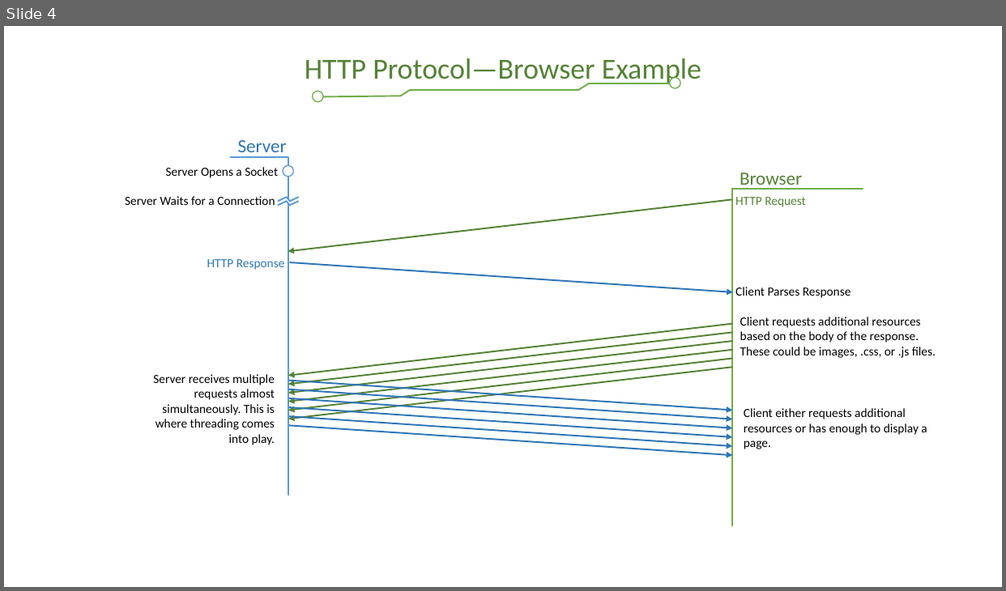
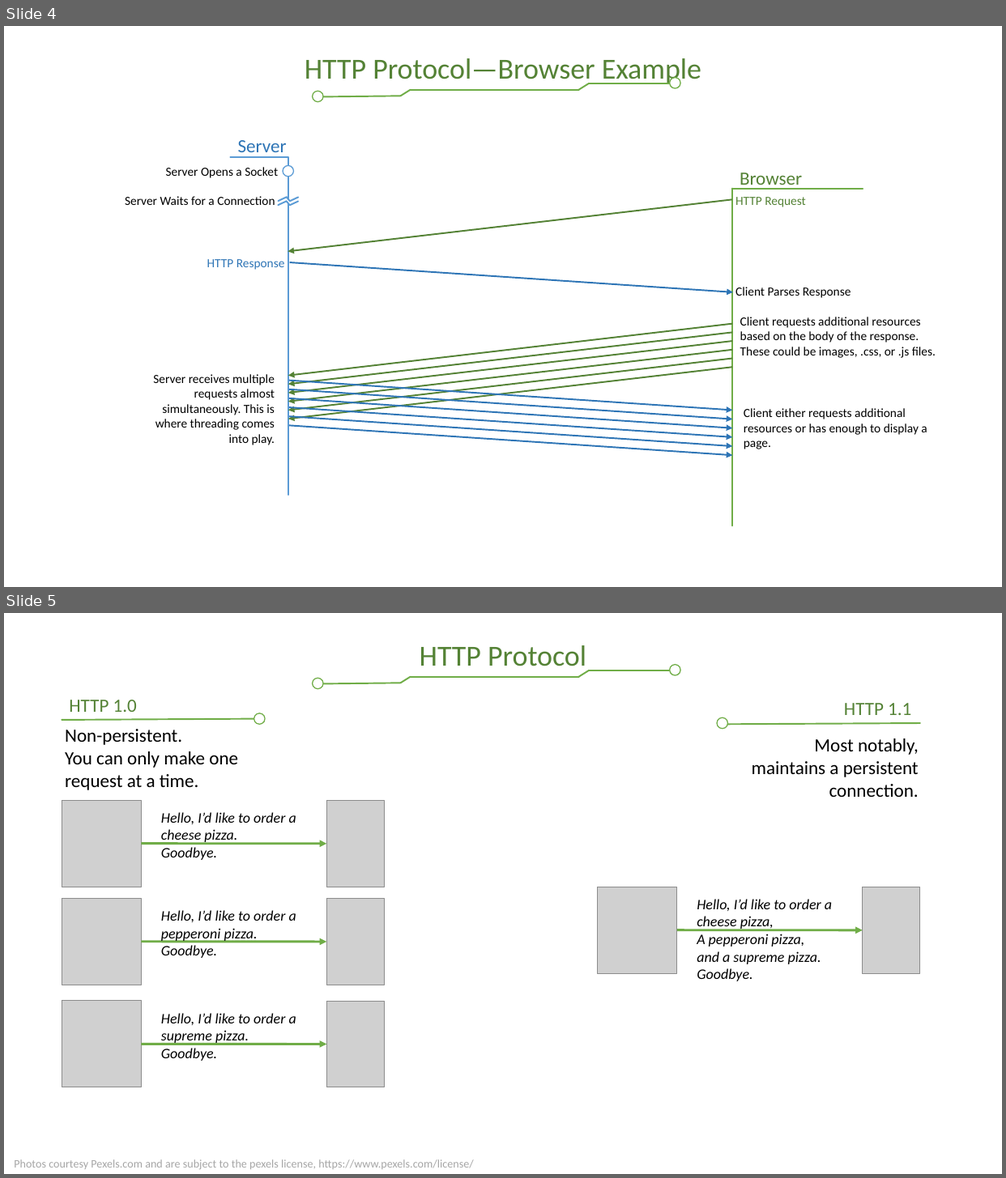
Before and after one commit to CS3550/Fall2020, a slide deck: Network Parts and Terms.pptx. Shown one above the other, each under a label of ours: slide 4 before the commit, slides 4 and 5 after it. The pictures are 1006x591 and 1006x1178 pixels, drawn with LibreOffice and Linux fonts; fonts in the diff are those of the drawing; grey boxes stand for pictures; background and template pictures are left out. Boxes give left, top, right and bottom in pixels: in the first picture for what was removed or moved away, otherwise in the second. Text is boxed around its words. In the diff, an @@ line names an element or a change of style, - is before the commit and + after.

Commit message:
Add http/1.0 v hppt/1.1

```diff
--- a/Network Parts and Terms.pptx
+++ b/Network Parts and Terms.pptx
@@ slide 5 added at box(4, 613, 1002, 1174), background #FFFFFF @@
@@ text added at box(420, 645, 586, 674), 28 pt, text #548235 @@
+HTTP Protocol
@@ group added at box(313, 665, 681, 689): 5 lines, 2 ellipses @@
@@ text added at box(69, 700, 137, 712), 18 pt, text #548235 @@
+HTTP 1.0
@@ text added at box(844, 703, 911, 715), 18 pt, text #548235 @@
+HTTP 1.1
@@ line added from (62, 720) to (258, 718), #70AD47 1.5 pt @@
@@ text added at box(65, 729, 238, 790), 18 pt, text #000000 @@
+Non-persistent.
+You can only make one request at a time.
@@ ellipse added at box(254, 713, 266, 725), fill #FFFFFF, outline #70AD47 1 pt @@
@@ ellipse added at box(717, 717, 728, 729), fill #FFFFFF, outline #70AD47 1 pt @@
@@ line added from (724, 725) to (920, 723), #70AD47 1.5 pt @@
@@ text added at box(752, 739, 918, 797), 18 pt, text #000000 @@
+Most notably, maintains a persistent connection.
@@ picture added at box(62, 800, 141, 887) @@
@@ picture added at box(326, 800, 385, 887) @@
@@ text added at box(161, 812, 296, 860), 14 pt, text #000000, italic @@
+Hello, I’d like to order a cheese pizza.
+Goodbye.
@@ arrow added from (141, 844) to (326, 844), #70AD47 2.25 pt @@
@@ picture added at box(62, 898, 141, 985) @@
@@ picture added at box(326, 899, 385, 986) @@
@@ picture added at box(598, 887, 677, 973) @@
@@ text added at box(697, 899, 832, 982), 14 pt, text #000000, italic @@
+Hello, I’d like to order a cheese pizza,
+A pepperoni pizza,
+and a supreme pizza.
+Goodbye.
@@ picture added at box(863, 887, 920, 973) @@
@@ text added at box(161, 910, 296, 958), 14 pt, text #000000, italic @@
+Hello, I’d like to order a pepperoni pizza.
+Goodbye.
@@ arrow added from (141, 942) to (326, 942), #70AD47 2.25 pt @@
@@ arrow added from (677, 931) to (863, 931), #70AD47 2.25 pt @@
@@ picture added at box(62, 1001, 141, 1088) @@
@@ text added at box(161, 1013, 296, 1061), 14 pt, text #000000, italic @@
+Hello, I’d like to order a supreme pizza.
+Goodbye.
@@ picture added at box(326, 1002, 385, 1088) @@
@@ arrow added from (141, 1044) to (326, 1044), #70AD47 2.25 pt @@
@@ text added at box(14, 1160, 473, 1169), 11 pt, text #A6A6A6 @@
+Photos courtesy Pexels.com and are subject to the pexels license, https://www.pexels.com/license/
```
